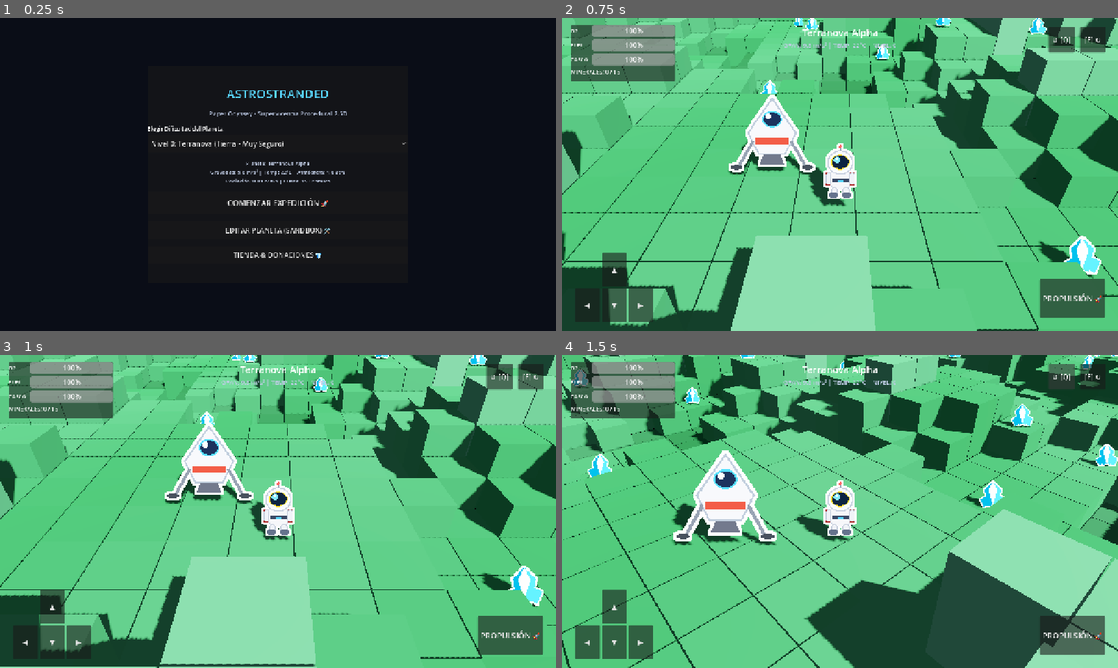
Above: before the commit, frames 1-4 (two rows, left to right).
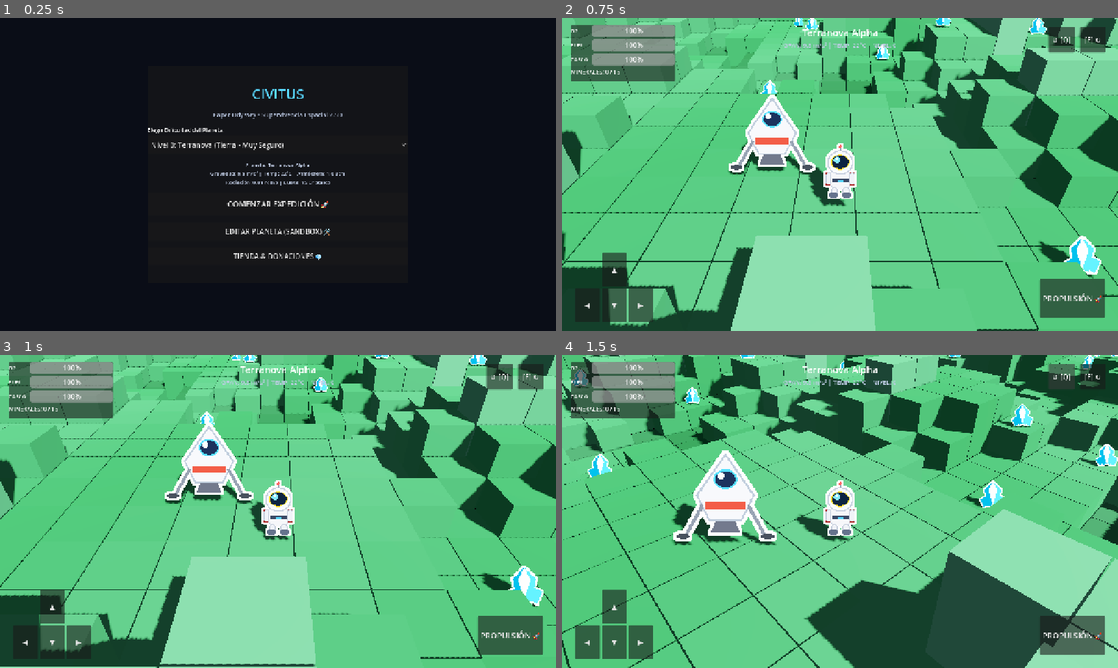
Above: after the commit, the same moments.

Repository: nicolasbuelvas/CIVITUS
Game: Godot game, scene res://scenes/screens/main_menu.tscn
Two runs of this game, one before a commit and one after it. Both use one fixed random seed, a clock stepped at 60 frames per second and the inputs below.
Inputs:
- Up to frame 1 (0.25 s): no input
- Up to frame 2 (0.75 s): click "COMENZAR EXPEDICIÓN 🚀" at 0.5 s
- Up to frame 3 (1 s): no input
- Up to frame 4 (1.5 s): click "↺ [Q]" at 1.25 s

The runs differ from the first frame. In frame 1, 1.9% of the frame differs, in the area x 26-73%, y 22-78%; in frame 2, nothing differs; in frame 3, nothing differs; in frame 4, nothing differs.

Commit message:
feat: CIVITUS 1.0 MVP with 16-bit procedural SFX, Paper Mario polish, and mobile layout

Diff:
--- a/project.godot
+++ b/project.godot
@@ -6,8 +6,8 @@
 
 [application]
 
-config/name="AstroStranded: Paper Odyssey"
-config/description="2.5D Procedural Space Survival game inspired by Paper Mario, Blocktales and Waste of Space."
+config/name="CIVITUS: Paper Odyssey"
+config/description="CIVITUS: 2.5D Procedural Space Survival game inspired by Paper Mario, Blocktales and Waste of Space."
 run/main_scene="res://scenes/screens/main_menu.tscn"
 config/features=PackedStringArray("4.7", "Mobile")
 config/icon="res://icon.png"
@@ -17,6 +17,7 @@
 
 GameManager="*res://scripts/autoloads/game_manager.gd"
 RevenueCatManager="*res://scripts/autoloads/revenuecat_manager.gd"
+AudioManager="*res://scripts/autoloads/audio_manager.gd"
 
 [display]
 
--- a/scenes/screens/main_menu.tscn
+++ b/scenes/screens/main_menu.tscn
@@ -42,15 +42,15 @@
 [node name="Title" type="Label" parent="MainPanel/VBox"]
 layout_mode = 2
 theme_override_colors/font_color = Color(0.35, 0.85, 1, 1)
-theme_override_font_sizes/font_size = 28
-text = "ASTROSTRANDED"
+theme_override_font_sizes/font_size = 32
+text = "CIVITUS"
 horizontal_alignment = 1
 
 [node name="Subtitle" type="Label" parent="MainPanel/VBox"]
 layout_mode = 2
 theme_override_colors/font_color = Color(0.7, 0.75, 0.85, 1)
 theme_override_font_sizes/font_size = 14
-text = "Paper Odyssey • Supervivencia Procedural 2.5D"
+text = "Paper Odyssey • Supervivencia Espacial 2.5D"
 horizontal_alignment = 1
 
 [node name="DiffContainer" type="VBoxContainer" parent="MainPanel/VBox"]
--- /dev/null
+++ b/scripts/autoloads/audio_manager.gd
@@ -0,0 +1,23 @@
+extends Node
+
+var sounds: Dictionary = {}
+
+func _ready() -> void:
+	load_sound("hop", "res://assets/audio/sfx_hop.wav")
+	load_sound("mine", "res://assets/audio/sfx_mine.wav")
+	load_sound("collect", "res://assets/audio/sfx_collect.wav")
+	load_sound("thruster", "res://assets/audio/sfx_thruster.wav")
+	load_sound("click", "res://assets/audio/sfx_click.wav")
+
+func load_sound(key: String, path: String) -> void:
+	if ResourceLoader.exists(path):
+		sounds[key] = load(path)
+
+func play(key: String, pitch_scale: float = 1.0) -> void:
+	if sounds.has(key):
+		var player = AudioStreamPlayer.new()
+		player.stream = sounds[key]
+		player.pitch_scale = pitch_scale + randf_range(-0.06, 0.06)
+		player.finished.connect(player.queue_free)
+		add_child(player)
+		player.play()
--- a/scripts/entities/player.gd
+++ b/scripts/entities/player.gd
@@ -84,6 +84,9 @@
 		sprite.rotation.z = wobble
 		sprite.scale.y = 1.0 + abs(wobble) * 0.5
 
+		if is_on_floor() and fmod(walk_anim_timer, PI) < 0.2:
+			AudioManager.play("hop", 1.2)
+
 		# Determine facing based on screen space right/left
 		var screen_dot = move_vector.dot(cam_right)
 		if screen_dot > 0.1:
@@ -164,8 +167,11 @@
 		if target and target.has_method("mine"):
 			current_mine_progress += delta * 1.5
 			mining_progress.emit(min(current_mine_progress, 1.0))
+			if fmod(current_mine_progress * 4.0, 1.0) < 0.15:
+				AudioManager.play("mine", 1.0 + current_mine_progress)
 			if current_mine_progress >= 1.0:
 				target.mine()
+				AudioManager.play("collect")
 				GameManager.player_stats.minerals_collected += target.mineral_value
 				current_mine_progress = 0.0
 				mining_progress.emit(0.0)
Not shown, added: assets/audio/sfx_click.wav.import
Not shown, added: assets/audio/sfx_collect.wav.import
Not shown, added: assets/audio/sfx_hop.wav.import
Not shown, added: assets/audio/sfx_mine.wav.import
Not shown, added: assets/audio/sfx_thruster.wav.import
Not shown, changed: export_presets.cfg
Not shown, added: scripts/autoloads/audio_manager.gd.uid
Not shown, changed: .gitignore
Not shown, added: assets/audio/sfx_click.wav
Not shown, added: assets/audio/sfx_collect.wav
Not shown, added: assets/audio/sfx_hop.wav
Not shown, added: assets/audio/sfx_mine.wav
(and 4 more such lines)
